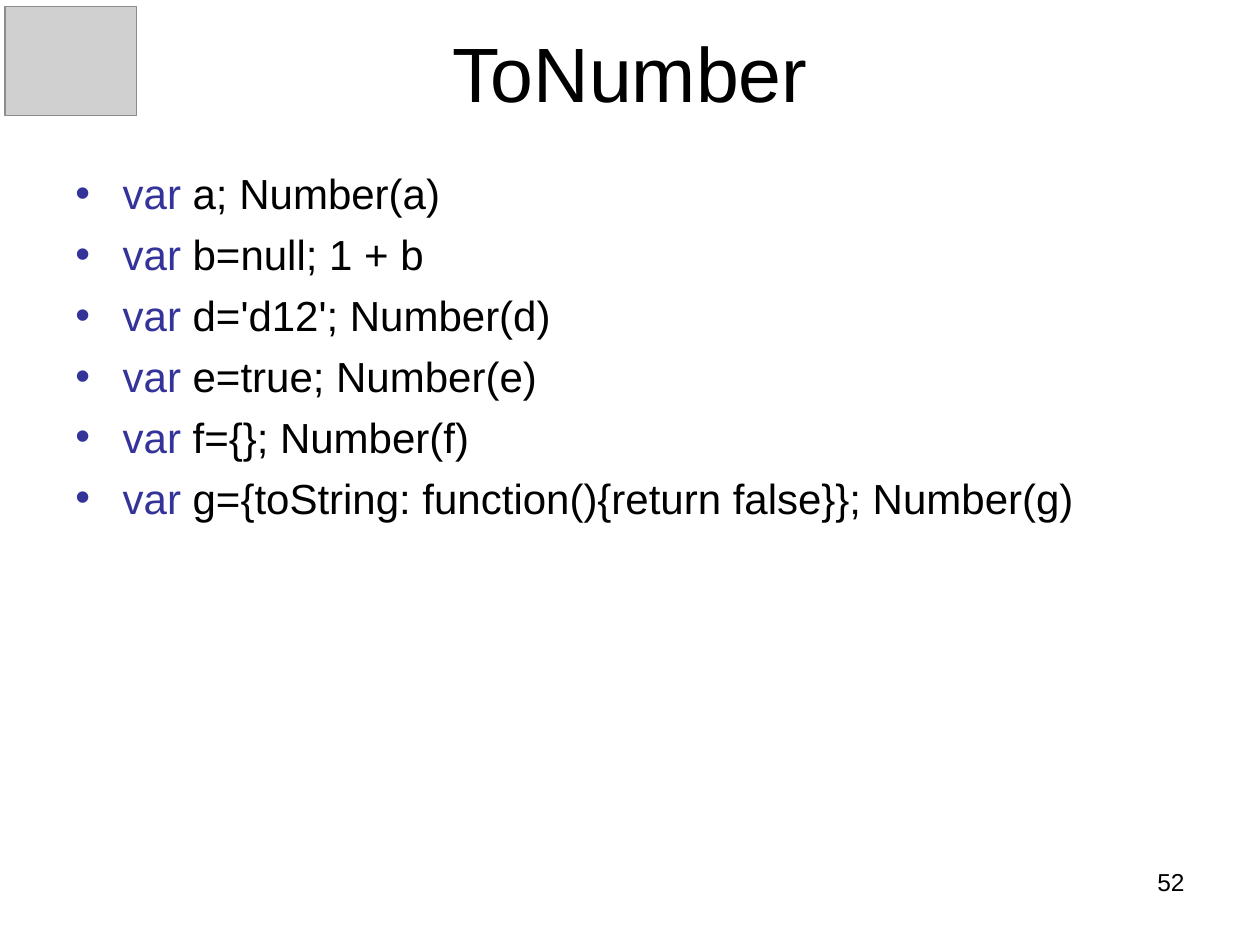
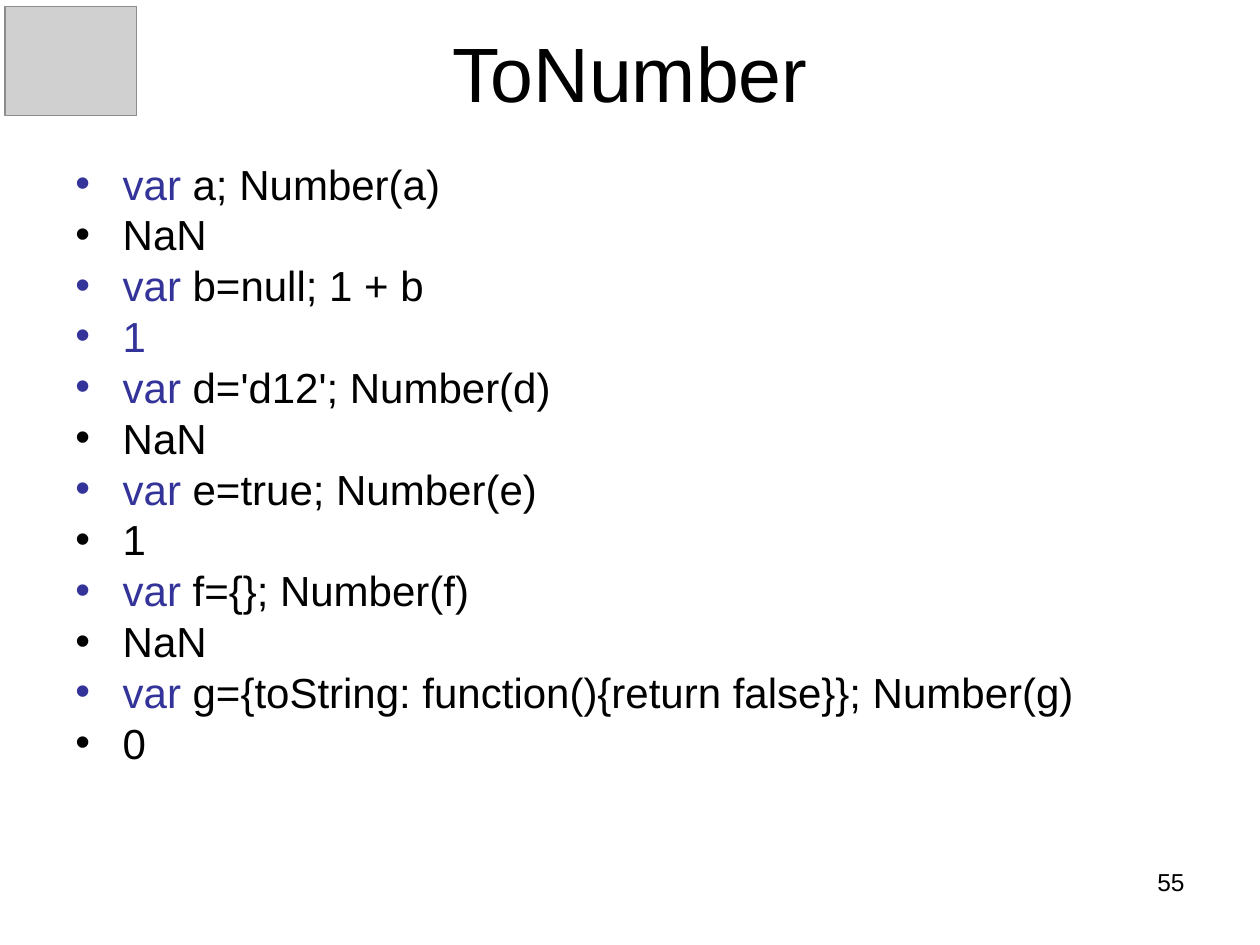
Before and after one commit to panxuepeng/javascript, a slide deck: slide 55 of ppt/1-1（第一天课程）.ppt (slide 52 before the commit). Drawn at 1260x945 pixels with LibreOffice and Linux fonts; fonts in the diff are those of the drawing; grey boxes stand for pictures. Boxes give left, top, right and bottom in pixels: in the first picture for what was removed or moved away, otherwise in the second. Text is boxed around its words. In the diff, an @@ line names an element or a change of style, - is before the commit and + after.

```diff
--- a/ppt/1-1（第一天课程）.ppt
+++ b/ppt/1-1（第一天课程）.ppt
@@ text at [123, 169, 1074, 717]: line spacing 1 to 0.8 @@
@@ text at [123, 221, 207, 251]: paragraph added @@
+• NaN
@@ text at [123, 323, 146, 352]: paragraph added @@
+• 1
@@ text at [123, 425, 207, 455]: paragraph added @@
+• NaN
@@ text at [123, 526, 146, 555]: paragraph added @@
+• 1
@@ text at [123, 628, 207, 658]: paragraph added @@
+• NaN
@@ text at [123, 729, 146, 760]: paragraph added @@
+• 0
@@ page number at [1157, 874, 1184, 892]: text changed @@
-52
+55
```
Also in this commit, not shown: 22 other slides changed, 12 slides added, 1 slide removed, 3 other files.
